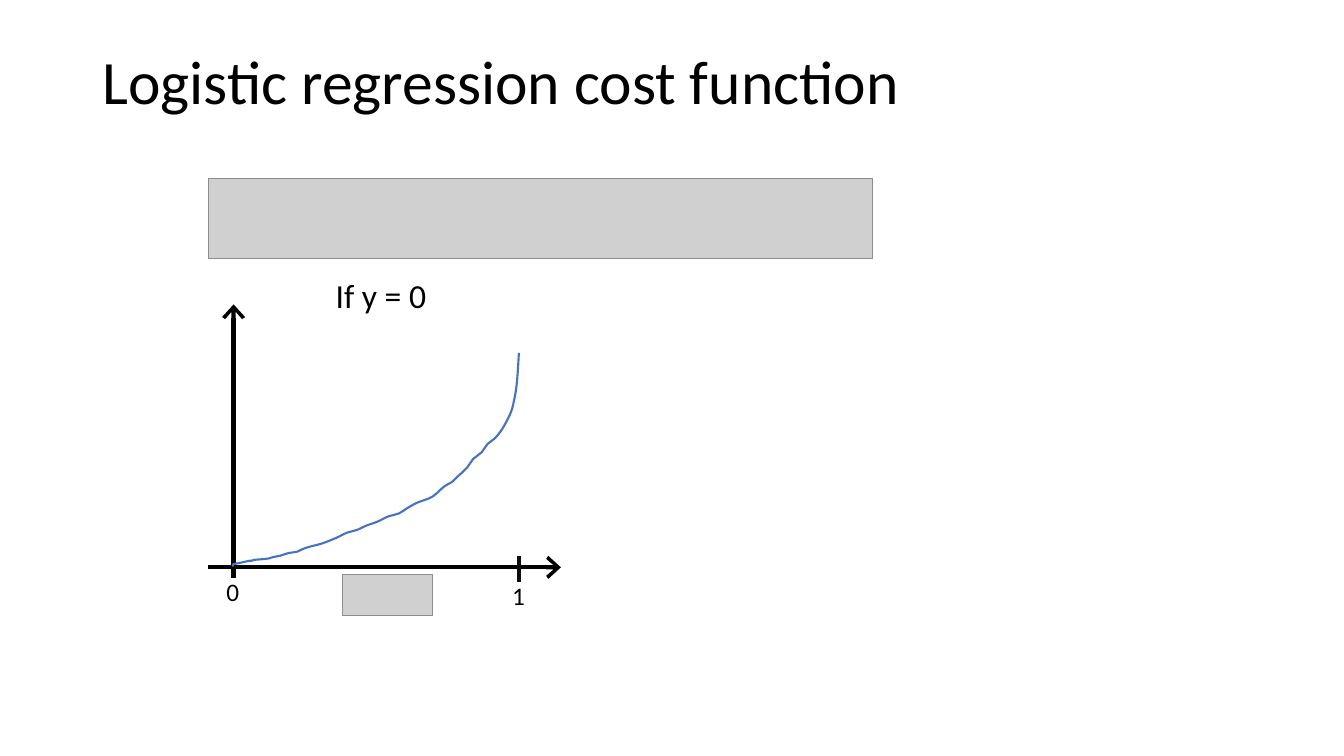
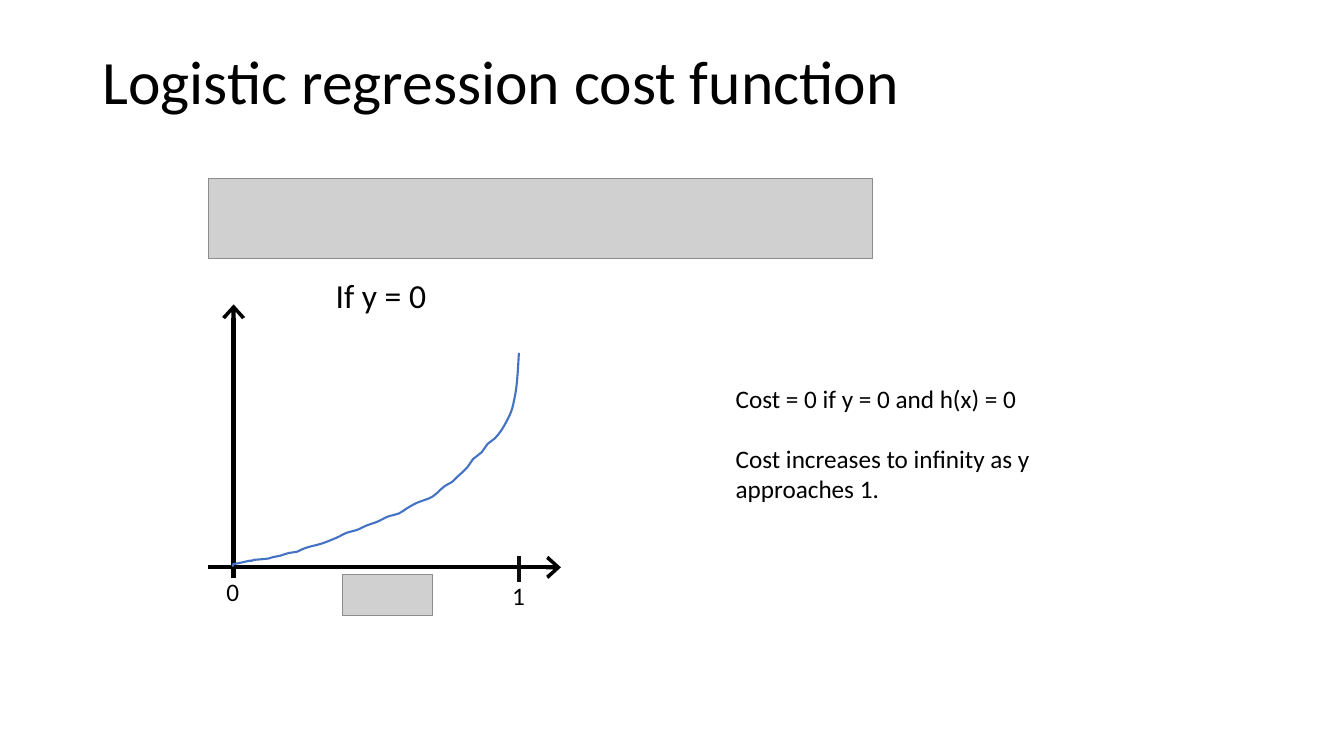
Before and after one commit to ICBI/AIMAHEAD_GU, a slide deck: slide 6 of Courses/ML_Concepts/Module_01_Introduction_to_Classification/Module_01_Introduction_to_Classification_03_LossFunction.pptx. Drawn at 1344x756 pixels with LibreOffice and Linux fonts; fonts in the diff are those of the drawing; grey boxes stand for pictures. Boxes give left, top, right and bottom in pixels: in the first picture for what was removed or moved away, otherwise in the second. Text is boxed around its words. In the diff, an @@ line names an element or a change of style, - is before the commit and + after.

```diff
--- a/Courses/ML_Concepts/Module_01_Introduction_to_Classification/Module_01_Introduction_to_Classification_03_LossFunction.pptx
+++ b/Courses/ML_Concepts/Module_01_Introduction_to_Classification/Module_01_Introduction_to_Classification_03_LossFunction.pptx
@@ text added at bbox=[736, 390, 1029, 502], 18 pt, text #000000 @@
+Cost = 0 if y = 0 and h(x) = 0
+Cost increases to infinity as y approaches 1.
```
Also in this commit, not shown: 10 other files.
